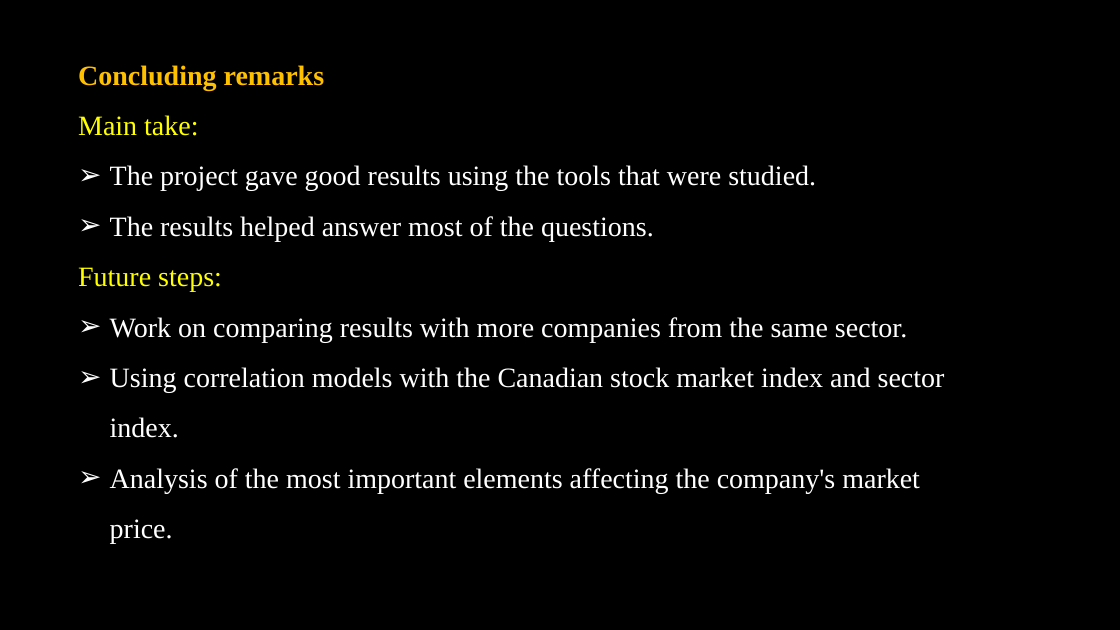
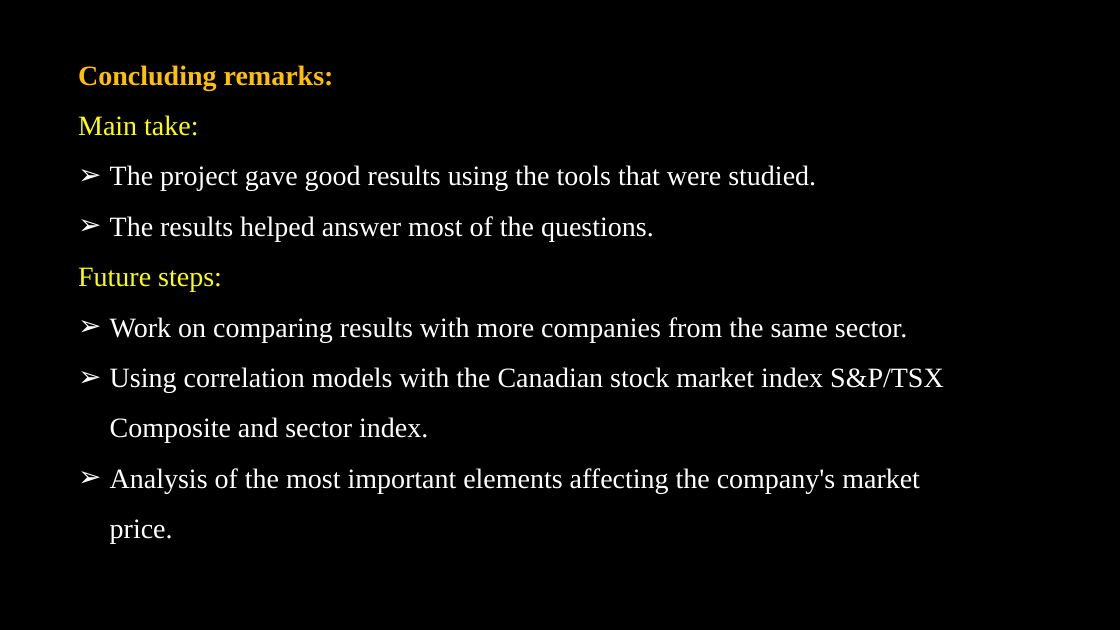
Before and after one commit to jash1112/project-financial_analysis, a slide deck: slide 15 of The project.pptx. Drawn at 1120x630 pixels with LibreOffice and Linux fonts; fonts in the diff are those of the drawing; background and template pictures are left out. Boxes give left, top, right and bottom in pixels: in the first picture for what was removed or moved away, otherwise in the second. Text is boxed around its words. In the diff, an @@ line names an element or a change of style, - is before the commit and + after.

Commit message:
up

```diff
--- a/The project.pptx
+++ b/The project.pptx
@@ text at <box>78,65,334,90</box>: text changed @@
-Concluding remarks
+Concluding remarks:
@@ text at <box>110,367,944,443</box>: text changed @@
-➢ Using correlation models with the Canadian stock market index and sector index.
+➢ Using correlation models with the Canadian stock market index S&P/TSX Composite and sector index.
```
Also in this commit, not shown: 2 other slides changed.
